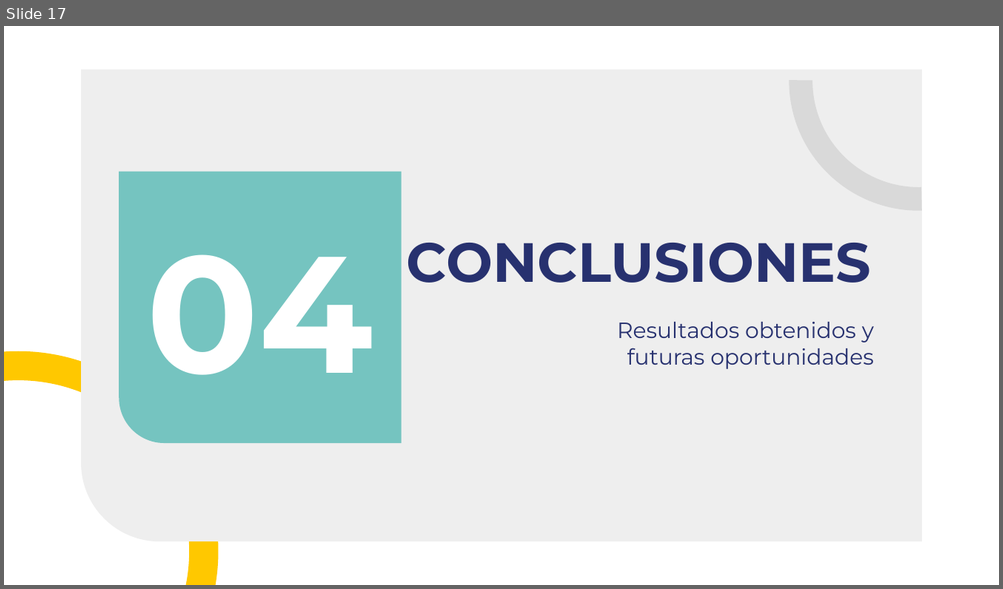
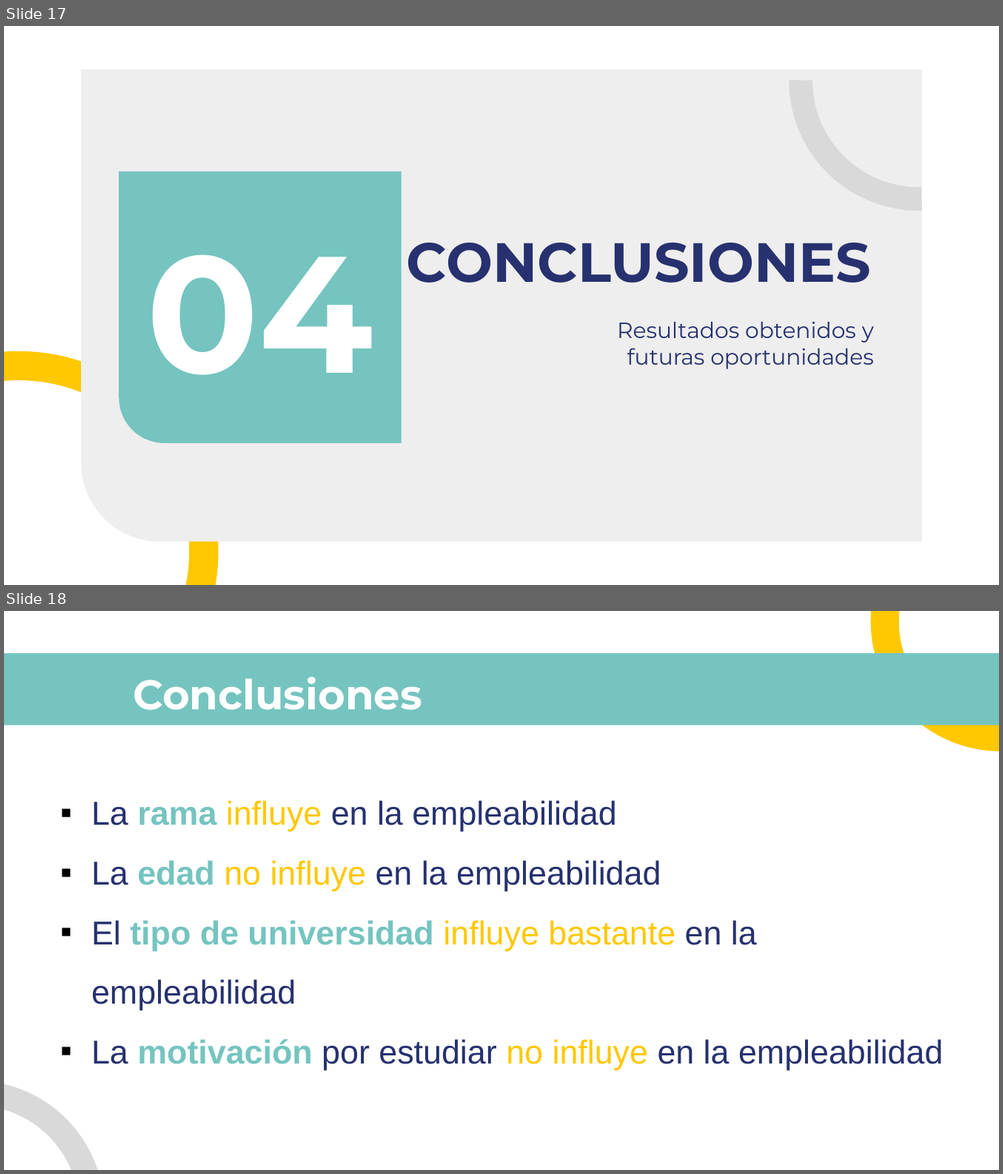
Before and after one commit to BeatrizGD/Students-Employability-Exploratory-Data-Analysis, a slide deck: src/memoria/presentacion.pptx. Shown one above the other, each under a label of ours: slide 17 before the commit, slides 17 and 18 after it. The pictures are 1003x589 and 1003x1174 pixels, drawn with LibreOffice and Linux fonts; fonts in the diff are those of the drawing. Boxes give left, top, right and bottom in pixels: in the first picture for what was removed or moved away, otherwise in the second. Text is boxed around its words. In the diff, an @@ line names an element or a change of style, - is before the commit and + after.

```diff
--- a/src/memoria/presentacion.pptx
+++ b/src/memoria/presentacion.pptx
@@ slide 18 added at [4,611,999,1170], background #FFFFFF @@
@@ arch (boxed as its full ring) added at [871,611,999,752], fill #FFC800 @@
@@ rectangle added at [4,654,999,726], fill #75C4C0 @@
@@ title added at [133,677,422,710], 30 pt, text #FFFFFF, bold @@
+Conclusiones
@@ text added at [91,800,942,1071], 24 pt, text #27316F @@
+▪ La rama influye en la empleabilidad
+▪ La edad no influye en la empleabilidad
+▪ El tipo de universidad influye bastante en la empleabilidad
+▪ La motivación por estudiar no influye en la empleabilidad
@@ arch (boxed as its full ring) added at [4,1052,133,1170], fill #D9D9D9 @@
```
Also in this commit, not shown: 1 other slide added, 2 other files.
